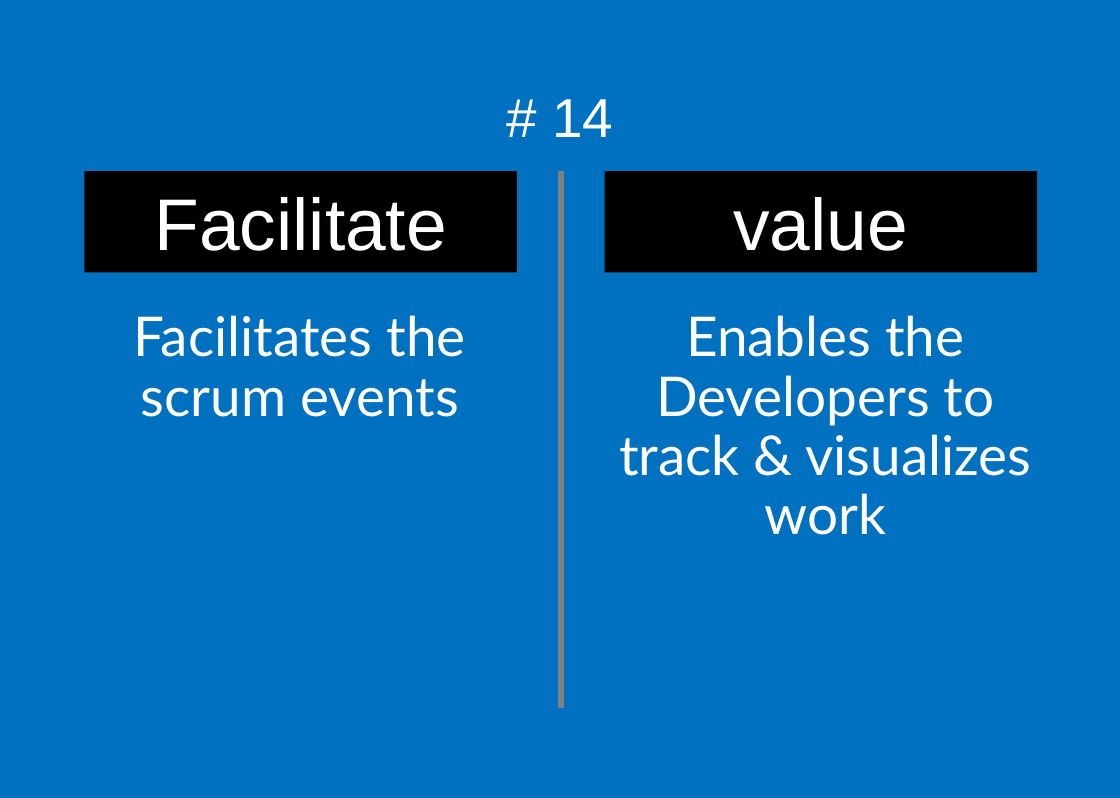
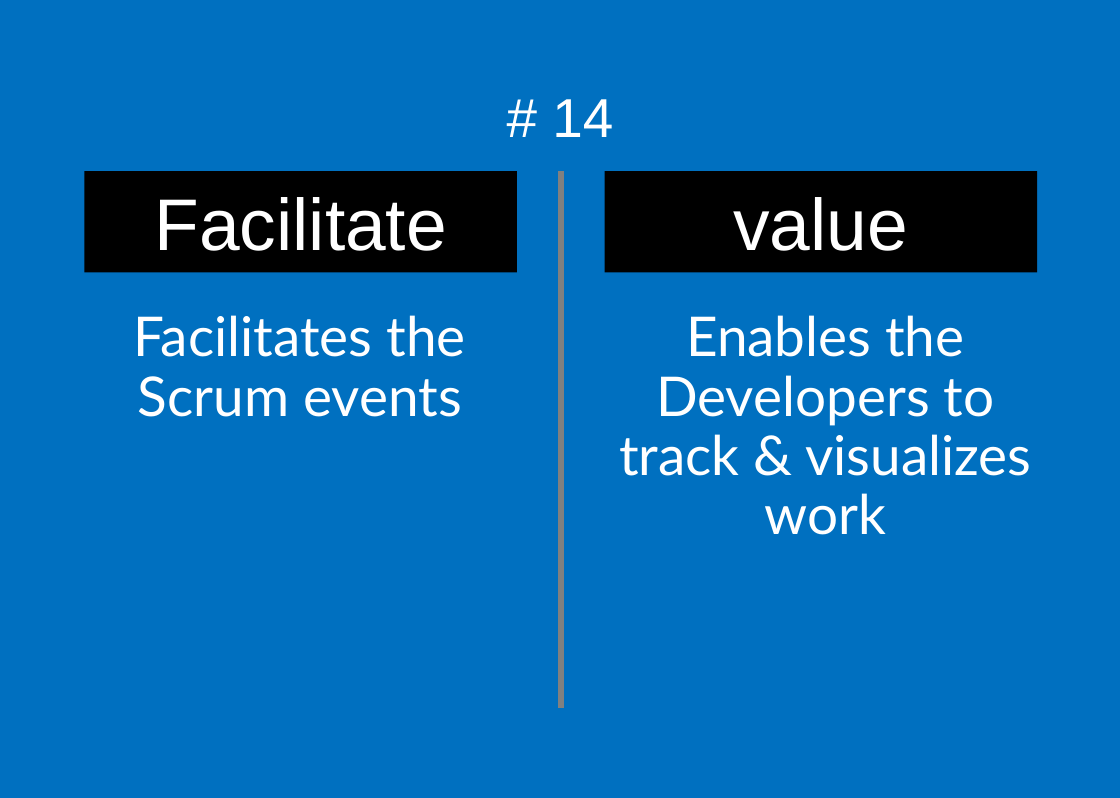
Before and after one commit to ScrumFacilitators/Exploring-Self-Management, a slide deck: slide 17 of Exploring Self-Management.pptx. Drawn at 1120x798 pixels with LibreOffice and Linux fonts; fonts in the diff are those of the drawing; background and template pictures are left out. Boxes give left, top, right and bottom in pixels: in the first picture for what was removed or moved away, otherwise in the second. Text is boxed around its words. In the diff, an @@ line names an element or a change of style, - is before the commit and + after.

```diff
--- a/Exploring Self-Management.pptx
+++ b/Exploring Self-Management.pptx
@@ text at (134, 315, 466, 417): text changed @@
-Facilitates the scrum events
+Facilitates the Scrum events
```
Also in this commit, not shown: 3 other slides changed, 1 other file.
